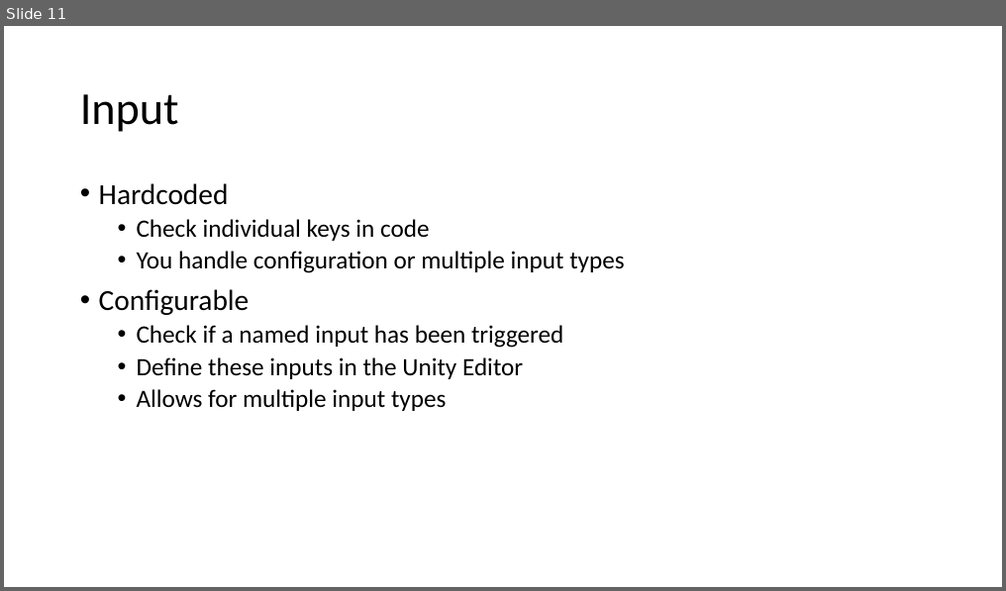
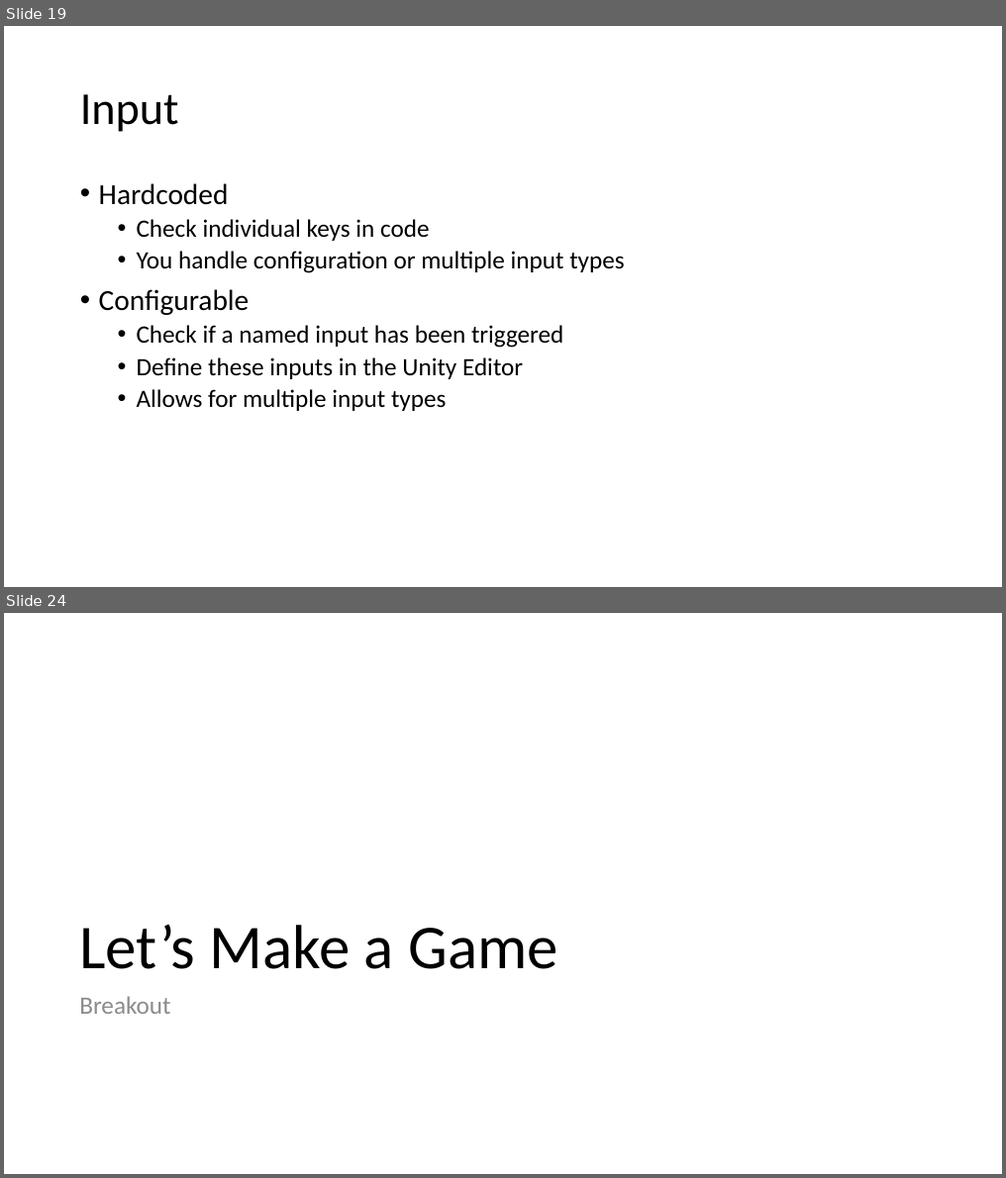
Before and after one commit to quandtm/UnitySTWorkshop, a slide deck: ST_Unity_101_Part1.pptx. Shown one above the other, each under a label of ours: slide 11 before the commit, slides 19 and 24 after it; the slides between them are not shown. The pictures are 1006x591 and 1006x1178 pixels, drawn with LibreOffice and Linux fonts; fonts in the diff are those of the drawing. Boxes give left, top, right and bottom in pixels: in the first picture for what was removed or moved away, otherwise in the second. Text is boxed around its words. In the diff, an @@ line names an element or a change of style, - is before the commit and + after.

```diff
--- a/ST_Unity_101_Part1.pptx
+++ b/ST_Unity_101_Part1.pptx
@@ slide 24 added at [4,613,1002,1174], background #FFFFFF @@
@@ title added at [79,924,557,969], 60 pt, text #000000 @@
+Let’s Make a Game
@@ text added at [79,996,170,1014], 24 pt, text #8C8C8C @@
+Breakout
@@ what was slide 11 is now slide 19 @@
```
Also in this commit, not shown: 20 other slides added, 1 slide removed.
